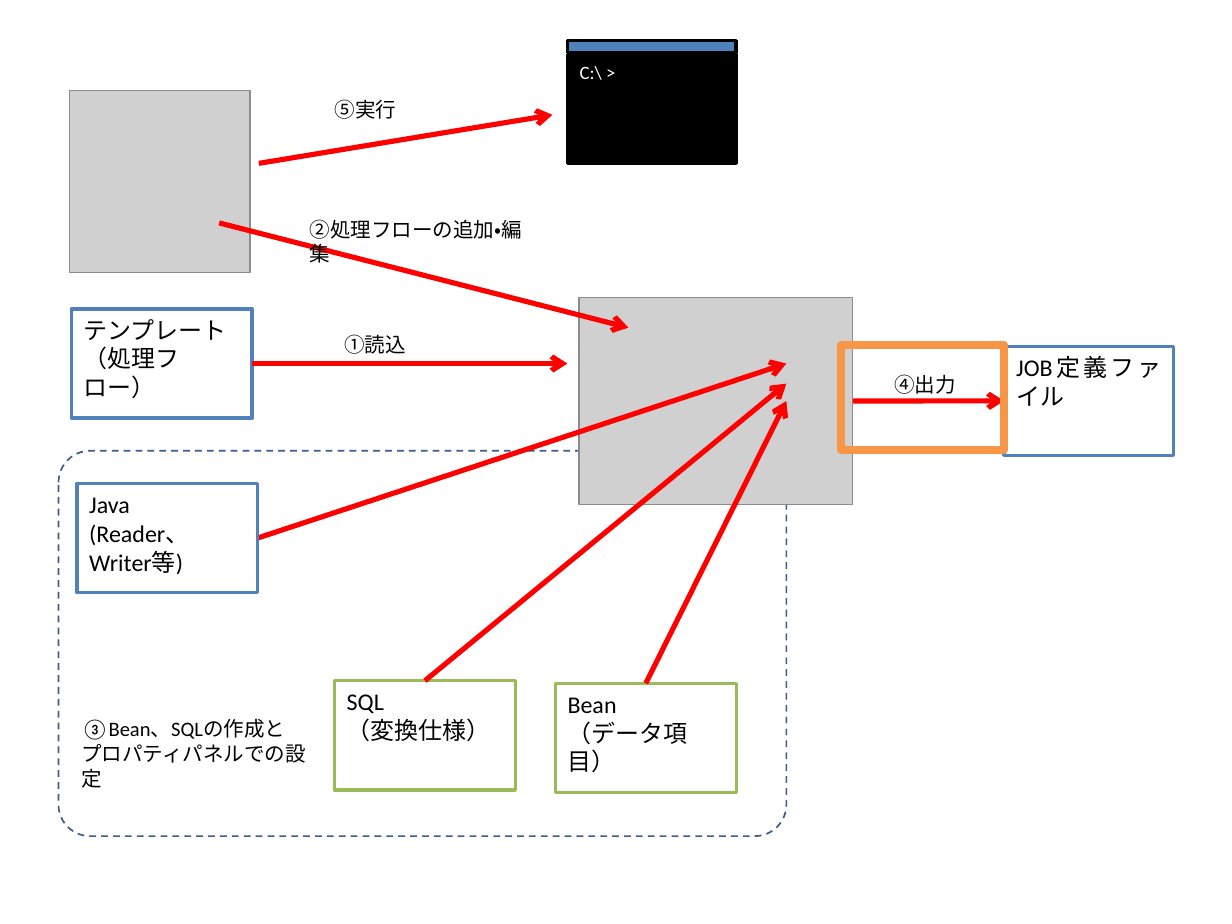
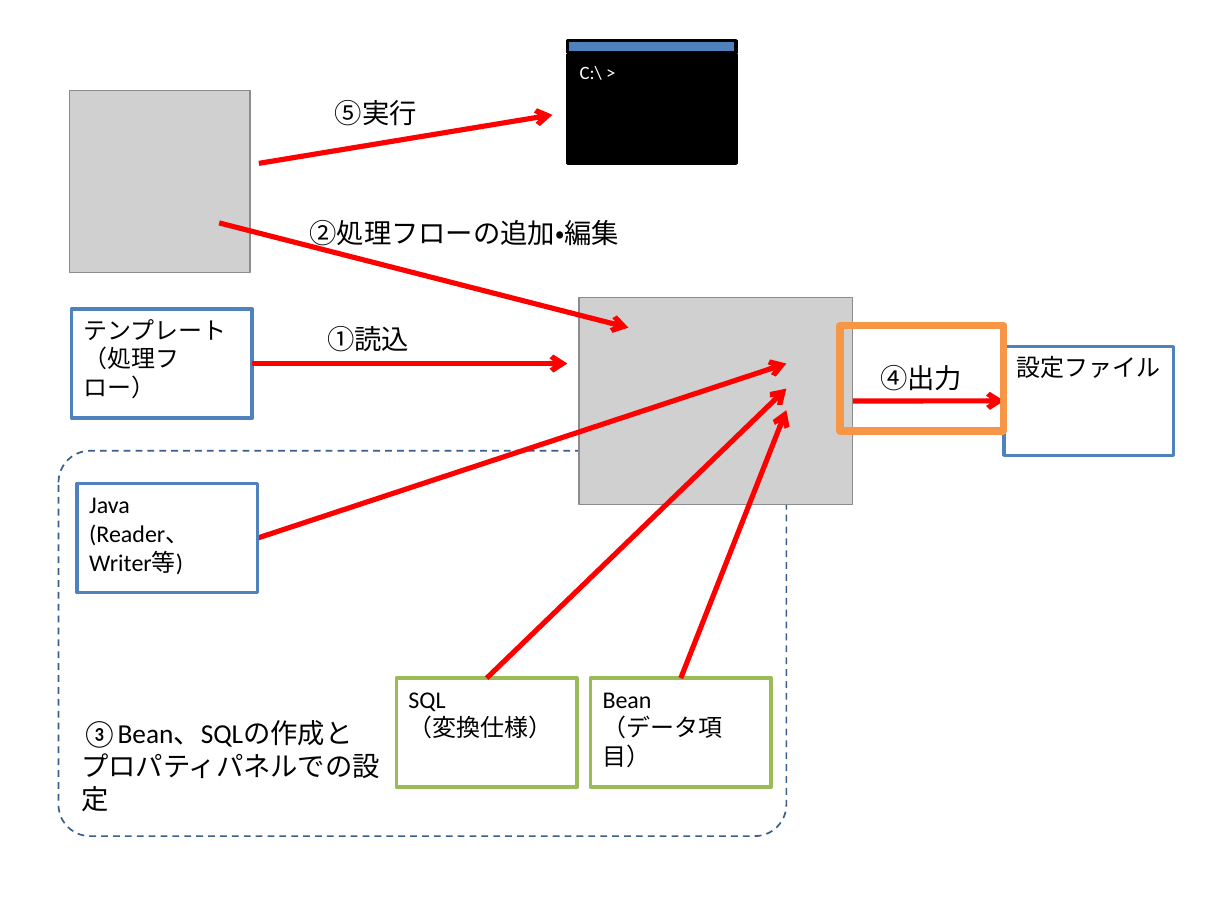
Before and after one commit to nablarch/nablarch-etl-designer, a slide deck: slide 18 of doc/image/etl-designer-images.pptx. Drawn at 1232x924 pixels with LibreOffice and Linux fonts; fonts in the diff are those of the drawing; grey boxes stand for pictures. Boxes give left, top, right and bottom in pixels: in the first picture for what was removed or moved away, otherwise in the second. Text is boxed around its words. In the diff, an @@ line names an element or a change of style, - is before the commit and + after.

```diff
--- a/doc/image/etl-designer-images.pptx
+++ b/doc/image/etl-designer-images.pptx
@@ size 12 to 16 pt in 5 elements at (x1=880, y1=365, x2=962, y2=391), (x1=335, y1=100, x2=417, y2=126), (x1=327, y1=326, x2=409, y2=352), (x1=81, y1=721, x2=379, y2=778), (x1=310, y1=220, x2=619, y2=251) @@
@@ text "①読込" moved from (x1=344, y1=334, x2=406, y2=354) to (x1=327, y1=326, x2=409, y2=352) @@
@@ rectangle moved from (x1=840, y1=345, x2=1003, y2=451) to (x1=840, y1=325, x2=1003, y2=431) @@
@@ text "④出力" moved from (x1=894, y1=374, x2=956, y2=394) to (x1=880, y1=365, x2=962, y2=391) @@
@@ text in rectangle at (x1=1016, y1=356, x2=1160, y2=378): text changed @@
-JOB定義ファイル
+設定ファイル
@@ arrow moved from (425, 681) - (786, 383) to (487, 678) - (786, 388) @@
@@ arrow moved from (646, 684) - (786, 402) to (681, 678) - (786, 410) @@
@@ rectangle "SQL" moved from (x1=335, y1=681, x2=516, y2=791) to (x1=397, y1=678, x2=578, y2=787) @@
@@ rectangle "Bean" moved from (x1=556, y1=684, x2=737, y2=793) to (x1=590, y1=678, x2=771, y2=787) @@
```
Also in this commit, not shown: 12 other slides changed, 1 slide added, 29 other files.
